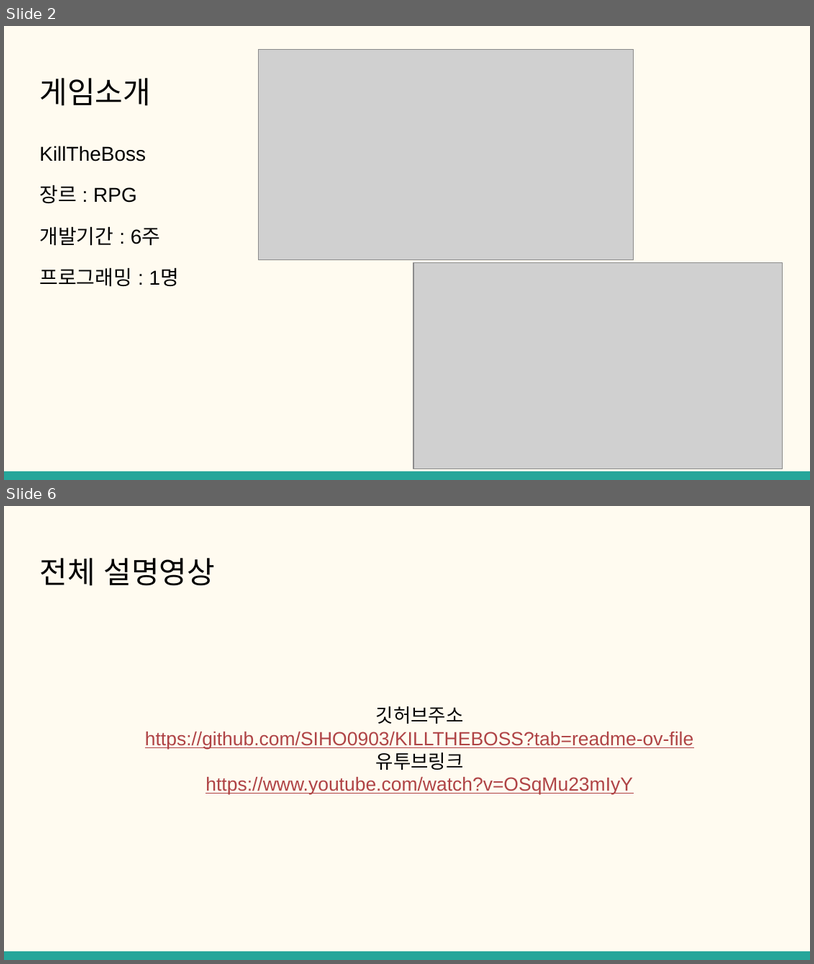
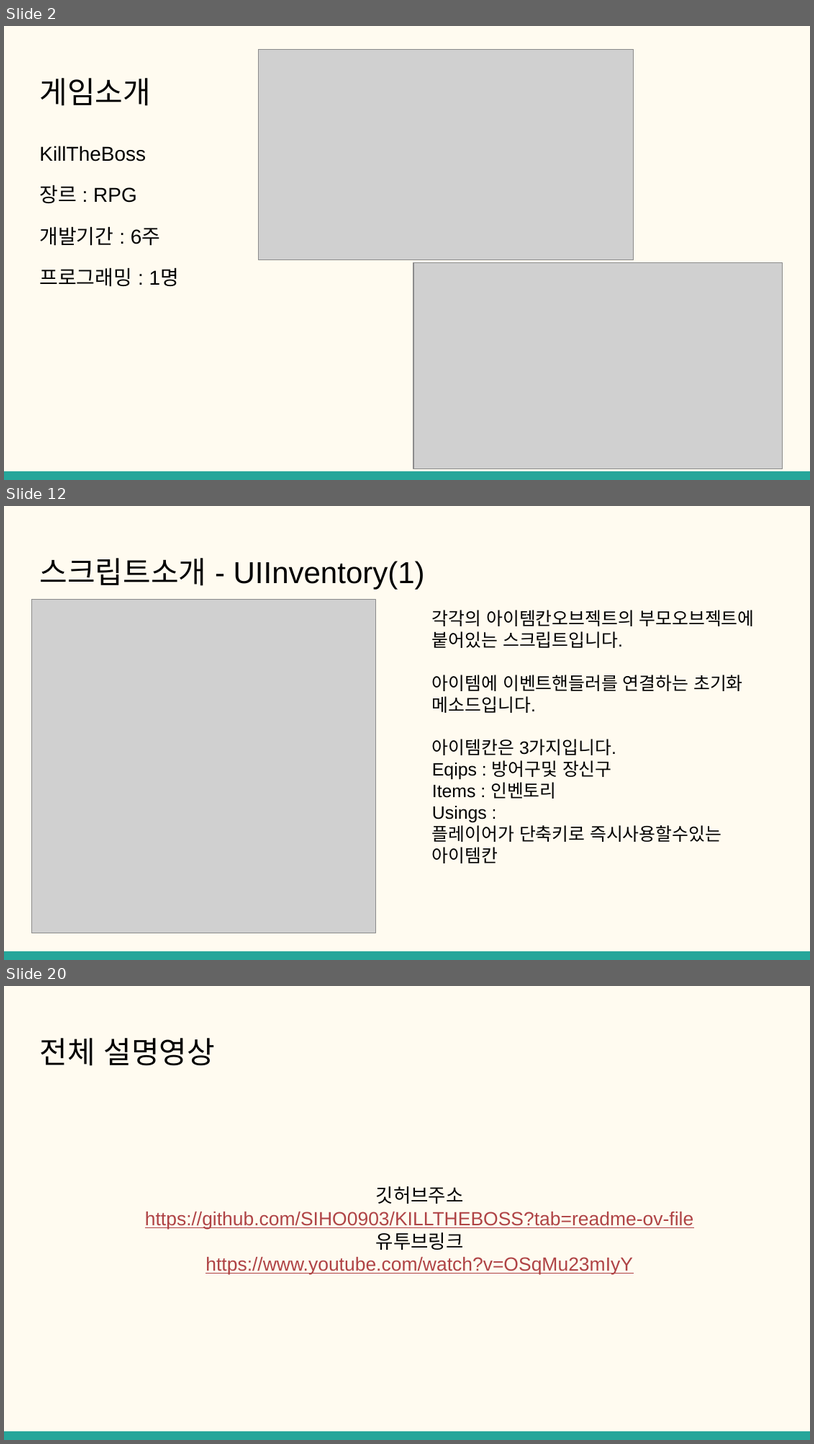
Before and after one commit to SIHO0903/KILLTHEBOSS, a slide deck: 클라이언트 개발자 포트폴리오.pptx. Shown one above the other, each under a label of ours: slides 2 and 6 before the commit, slides 2, 12 and 20 after it; the slides between them are not shown. The pictures are 814x964 and 814x1444 pixels, drawn with LibreOffice and Linux fonts; fonts in the diff are those of the drawing; grey boxes stand for pictures. Boxes give left, top, right and bottom in pixels: in the first picture for what was removed or moved away, otherwise in the second. Text is boxed around its words. In the diff, an @@ line names an element or a change of style, - is before the commit and + after.

```diff
--- a/클라이언트 개발자 포트폴리오.pptx
+++ b/클라이언트 개발자 포트폴리오.pptx
@@ slide 12 added at [4, 506, 810, 960], background #FFFBF0; not listed: 1 template element that a slide beside it also shows @@
@@ title added at [39, 558, 425, 590], 27 pt, text #000000 @@
+스크립트소개 - UIInventory(1)
@@ picture added at [31, 600, 376, 932] @@
@@ title added at [432, 610, 755, 863], 16 pt, text #000000 @@
+각각의 아이템칸오브젝트의 부모오브젝트에 붙어있는 스크립트입니다.
+아이템에 이벤트핸들러를 연결하는 초기화 메소드입니다.
+아이템칸은 3가지입니다.
+Eqips : 방어구및 장신구
+Items : 인벤토리
+Usings :
+플레이어가 단축키로 즉시사용할수있는 아이템칸
@@ what was slide 6 is now slide 20 @@
```
Also in this commit, not shown: 1 slide changed, 16 other slides added, 3 slides removed, 22 other files.
